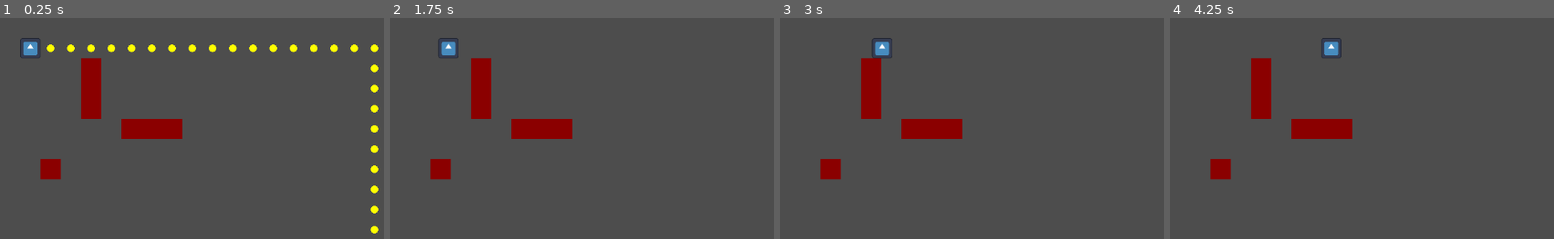
Above: before the commit, frames 1-4 (left to right).
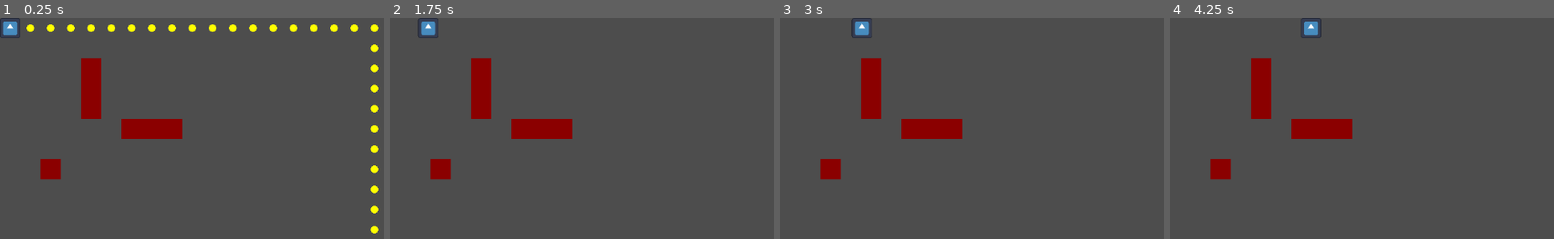
Above: after the commit, the same moments.

Repository: AbelitoLlerena/juego
Game: Godot game, scene res://mundo.tscn
Same seed, same stepped clock (60 frames per second), same inputs: the game is played once before the commit and once after it. The project has no main scene, so this scene is started directly. The engine's default icon, where the game draws it, is replaced by a stand-in: a white triangle on a blue panel in a dark square.
Inputs (mouse positions are in pixels of both pictures, inside the frame that each line leads up to):
- Up to frame 1 (0.25 s): no input
- Up to frame 2 (1.75 s): tap Enter at 0.5 s; move the mouse to (outside the picture) at 0.52 s; click (outside the picture) at 0.67 s; tap Space at 1.25 s; move the mouse to (outside the picture) at 1.27 s; click (outside the picture) at 1.42 s
- Up to frame 3 (3 s): move the mouse to (outside the picture) at 2.02 s; click (outside the picture) at 2.17 s; tap Enter at 2.75 s; move the mouse to (outside the picture) at 2.77 s; click (outside the picture) at 2.92 s
- Up to frame 4 (4.25 s): move the mouse to (outside the picture) at 3.52 s; click (outside the picture) at 3.67 s

The runs differ from the first frame. In frame 1, 2.6% of the frame differs, in the area x 0-99%, y 0-19%; in frame 2, 0.6%; in frame 3, 0.6%; in frame 4, 0.6%.

Commit message:
embellecer codigo

Diff:
--- a/grid.gd
+++ b/grid.gd
@@ -1,30 +1,25 @@
 class_name GridService
 extends Node
 
-var tile_map: TileMapLayer
-var tile_size: Vector2
+var _tile_map: TileMapLayer
 
-
-func setup(map: TileMapLayer, size: Vector2):
-	tile_map = map
-	tile_size = size
-
+func setup(map: TileMapLayer):
+	_tile_map = map
 
 func world_to_grid(world_position: Vector2) -> Vector2i:
-	if tile_map == null:
+	if _tile_map == null:
 		push_error("GridService: TileMap no configurado")
 		return Vector2i.ZERO
 
-	return tile_map.local_to_map(
-		tile_map.to_local(world_position)
+	return _tile_map.local_to_map(
+		_tile_map.to_local(world_position)
 	)
 
-
 func grid_to_world(grid_position: Vector2i) -> Vector2:
-	if tile_map == null:
+	if _tile_map == null:
 		push_error("GridService: TileMap no configurado")
 		return Vector2.ZERO
 
-	return tile_map.to_global(
-		tile_map.map_to_local(grid_position)
+	return _tile_map.to_global(
+		_tile_map.map_to_local(grid_position)
 	)
--- a/mundo.gd
+++ b/mundo.gd
@@ -1,111 +1,64 @@
 extends Node2D
 
+@onready var tilemap:TileMapLayer = $Ground
 
-@onready var tilemap:TileMapLayer = $Ground
-@onready var player = $Player
-
+@onready var preview: PathPreview = $Pathpreview
 @onready var grid_service:GridService = $Grid
 @onready var path_finder:PathFinder = $PathFinder
-@onready var preview = $Pathpreview
 @onready var obstacle_manager:ObstacleManager = $Obstacles
 
+@onready var player = $Player
 
 const TILE_SIZE := 32
 const MAP_SIZE := Vector2i(20,20)
 
-
-var blocked_cells := {
-	Vector2i(4,2):true,
-	Vector2i(4,3):true,
-	Vector2i(4,4):true,
-	Vector2i(6,5):true,
-	Vector2i(7,5):true,
-	Vector2i(8,5):true,
-	Vector2i(2,7):true
-}
-
+var blocked_cells: Array[Vector2i] = [
+	Vector2i(4,2),
+	Vector2i(4,3),
+	Vector2i(4,4),
+	Vector2i(6,5),
+	Vector2i(7,5),
+	Vector2i(8,5),
+	Vector2i(2,7)
+]
 
 var last_hover := Vector2i(-1,-1)
 
+func _ready():
+	grid_service.setup(tilemap)
 
-
-func _ready():
-	print(tilemap)
-	grid_service.setup(
-		tilemap,
-		Vector2(TILE_SIZE,TILE_SIZE)
-	)
-
-
-	path_finder.setup(
-		MAP_SIZE,
-		Vector2(TILE_SIZE,TILE_SIZE),
-		blocked_cells
-	)
-
+	path_finder.setup(MAP_SIZE,Vector2(TILE_SIZE,TILE_SIZE),blocked_cells)
 
 	preview.setup(grid_service)
 
+	obstacle_manager.create_obstacles(blocked_cells,TILE_SIZE)
 
-	obstacle_manager.create_obstacles(
-		blocked_cells,
-		TILE_SIZE
-	)
-
-
-	player.global_position = grid_service.grid_to_world(
-		Vector2i(1,1)
-	)
-
-
+	player.global_position = grid_service.grid_to_world(Vector2i(0,0))
 
 func _process(delta):
 	var mouse_cell = grid_service.world_to_grid(
 		get_global_mouse_position()
 	)
 
-
 	if mouse_cell != last_hover:
-
 		last_hover = mouse_cell
-
 		update_preview(mouse_cell)
 
-
-
 func update_preview(target:Vector2i):
-
 	var start = grid_service.world_to_grid(
 		player.global_position
 	)
 
-
-	var path = path_finder.get_astar_path(
-		start,
-		target
-	)
-
-
+	var path = path_finder.get_astar_path(start,target)
 	preview.update_path(path)
 
-
-
 func _unhandled_input(event):
-
 	if event is InputEventMouseButton:
-
 		if event.button_index == MOUSE_BUTTON_LEFT \
 		and event.pressed:
-
-
 			player.path.clear()
 
-
-			for cell in preview.path.slice(1):
-
-				player.path.append(
-					grid_service.grid_to_world(cell)
-				)
-
+			for cell in preview.path:
+				player.path.append(grid_service.grid_to_world(cell))
 
 			preview.clear()
--- a/obstacles.gd
+++ b/obstacles.gd
@@ -2,10 +2,9 @@
 extends Node
 
 func create_obstacles(
-	cells:Dictionary,
+	cells:Array[Vector2i],
 	tile_size:int
 ):
-
 	for cell in cells:
 		var rect := ColorRect.new()
 
--- a/pathfinder.gd
+++ b/pathfinder.gd
@@ -2,39 +2,29 @@
 extends Node
 
 var astar := AStarGrid2D.new()
-var blocked_cells: Dictionary = {}
 
 func setup(
 	map_size: Vector2i,
 	tile_size: Vector2,
-	blocked: Dictionary
+	blocked: Array[Vector2i]
 ):
-	blocked_cells = blocked
-
 	astar.region = Rect2i(Vector2i.ZERO, map_size)
 	astar.cell_size = tile_size
 
 	astar.default_compute_heuristic = AStarGrid2D.HEURISTIC_MANHATTAN
 	astar.default_estimate_heuristic = AStarGrid2D.HEURISTIC_MANHATTAN
-
 	astar.diagonal_mode = AStarGrid2D.DIAGONAL_MODE_NEVER
 
 	astar.update()
 
-
-	for cell in blocked_cells:
+	for cell in blocked:
 		astar.set_point_solid(cell)
 
-
-func get_astar_path(
-	start: Vector2i,
-	target: Vector2i
-) -> Array[Vector2i]:
-
+func get_astar_path(start: Vector2i,target: Vector2i) -> Array[Vector2i]:
 	if not astar.region.has_point(target):
 		return []
 
-	if blocked_cells.has(target):
+	if astar.is_point_solid(target):
 		return []
 
-	return astar.get_id_path(start,target)
+	return astar.get_id_path(start,target).slice(1)
--- a/pathpreview.gd
+++ b/pathpreview.gd
@@ -1,36 +1,25 @@
 extends Node2D
 class_name PathPreview
-
 
 var grid_service: GridService
 var path: Array[Vector2i] = []
 
-
 func setup(grid: GridService):
 	grid_service = grid
-
 
 func update_path(new_path:Array[Vector2i]):
 	path = new_path
 	queue_redraw()
 
-
 func clear():
 	path.clear()
 	queue_redraw()
-
 
 func _draw():
 	if grid_service == null:
 		return
 
 	for cell in path:
-		if cell == path[0]:
-			continue
 		var world_pos = grid_service.grid_to_world(cell)
 
-		draw_circle(
-			to_local(world_pos),
-			6,
-			Color.YELLOW
-		)
+		draw_circle(to_local(world_pos),6,Color.YELLOW)
